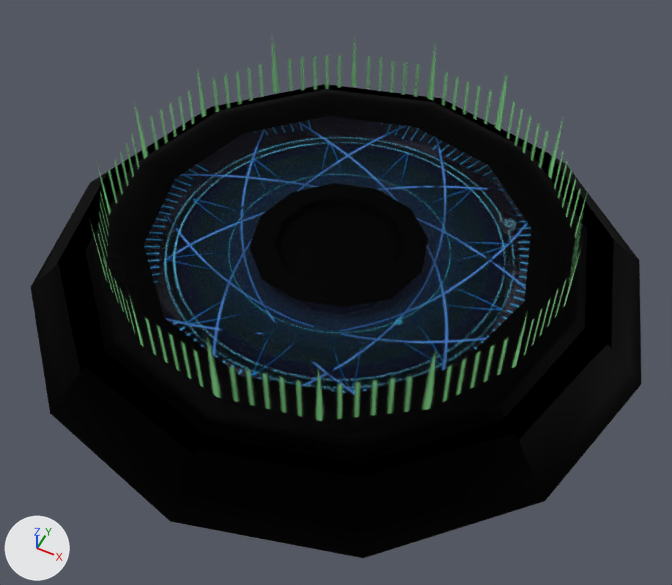
A saved change to the Blender file _Art/Environment/Plate.blend.
The view is the same before and after, from a camera (50 mm lens) standing at (0.561, -1.136, 1.337) and looking at (0.04, -0.096, 0.037). Every picture has the same lights, and +X, +Y and +Z are marked at lower left.
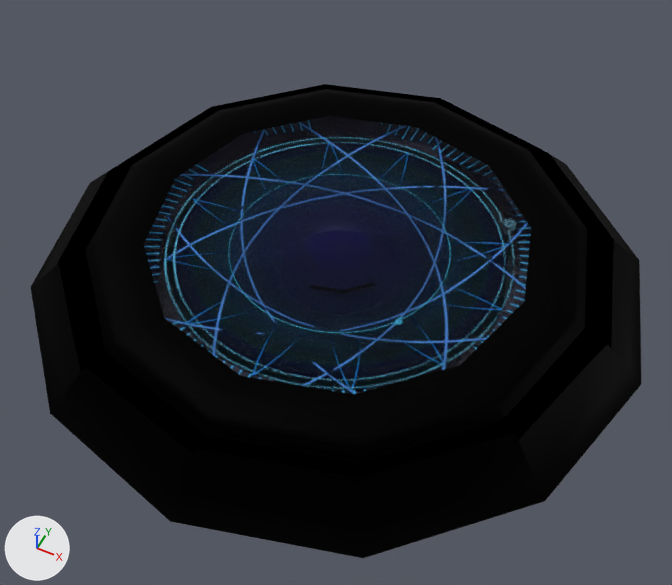
Location of each change, [x1, y1, x2, y2] in pixels of the pictures (672 x 585 px):
'Cylinder', no longer drawn
    before: [93, 42, 587, 421]
part 1 of me_cube, cut back
    both: [249, 183, 428, 307]

The edits, one by one:
me_cube is used by ob_cube; location (0.0, 0.0, 0.0).
me_cube had 170 vertices, 180 faces and spanned x -0.601..0.606, y -0.611..0.596, z -0.014..0.1.
me_cube now has 140 vertices, 146 faces and spans x -0.601..0.606, y -0.611..0.596, z -0.014..0.1.
Part 1, on me_cube:
34 vertices are removed from x -0.14..0.145, y -0.15..0.135, z 0.063..0.077.
48 faces are deleted.
4 vertices are added at (0.002, -0.007, 0.073), (0.003, -0.131, 0.066), (0.065, -0.115, 0.066), (0.11, -0.069, 0.066).
12 new faces join them, mat_transparent (black #000000).
2 new faces join them, mat_opaque_2 (black #000000).
me_cylinder is used by ob_cylinder; location (0.0, 0.0, 0.0).
me_cylinder had 32 vertices, 16 faces and spanned x -0.44..0.44, y -0.44..0.44, z 0.109..0.259.
me_cylinder now has 0 vertices, 0 faces and spans empty.
me_cylinder part 2: the whole mesh is rebuilt.
